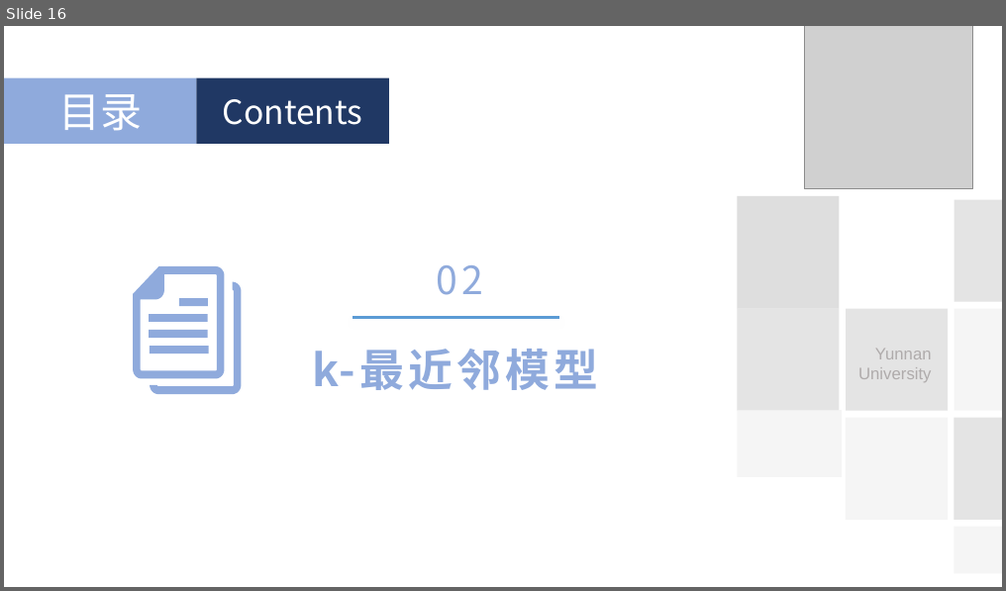
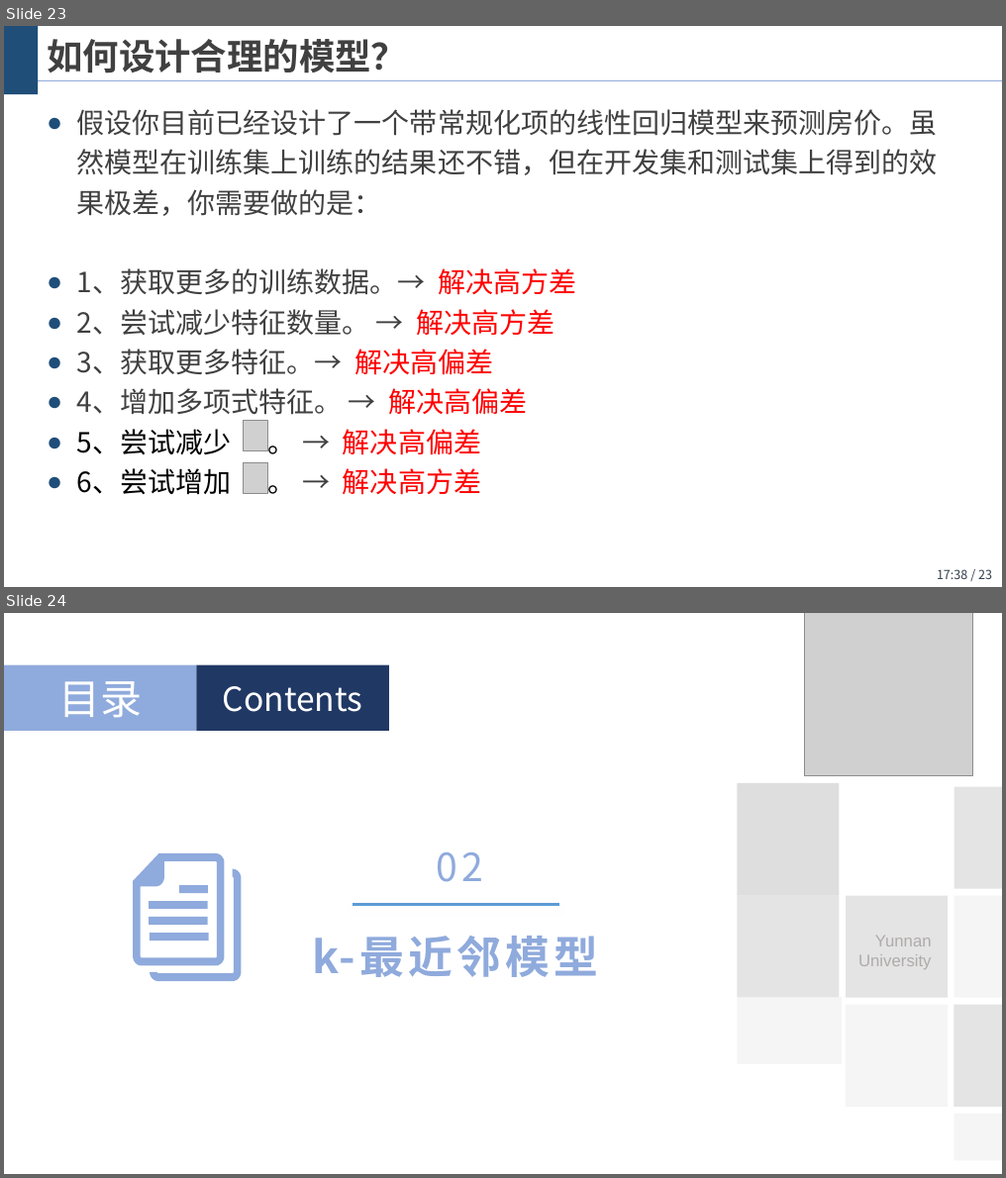
Before and after one commit to wangjin0818/Artificial_Intelligence_2021, a slide deck: chapter 04 - kNN，Naive Bayes，Decision Tree and Random Forest/统计机器学习方法.pptx. Shown one above the other, each under a label of ours: slide 16 before the commit, slides 23 and 24 after it. The pictures are 1006x591 and 1006x1178 pixels, drawn with LibreOffice and Linux fonts; fonts in the diff are those of the drawing; grey boxes stand for pictures; background and template pictures are left out. Boxes give left, top, right and bottom in pixels: in the first picture for what was removed or moved away, otherwise in the second. Text is boxed around its words. In the diff, an @@ line names an element or a change of style, - is before the commit and + after.

```diff
--- a/chapter 04 - kNN，Naive Bayes，Decision Tree and Random Forest/统计机器学习方法.pptx
+++ b/chapter 04 - kNN，Naive Bayes，Decision Tree and Random Forest/统计机器学习方法.pptx
@@ slide 23 added at bbox=[4, 26, 1002, 587], background #FFFFFF @@
@@ rectangle added at bbox=[4, 26, 38, 95], fill #1F4E79 @@
@@ title added at bbox=[47, 39, 407, 74], 26 pt, text #404040, bold @@
+如何设计合理的模型？
@@ line added from (4, 80) to (1002, 80), #8FAADC 0.75 pt @@
@@ text added at bbox=[76, 109, 937, 495], 20 pt, text #404040 @@
+● 假设你目前已经设计了一个带常规化项的线性回归模型来预测房价。虽然模型在训练集上训练的结果还不错，但在开发集和测试集上得到的效果极差，你需要做的是：
+● 1、获取更多的训练数据。→ 解决高方差
+● 2、尝试减少特征数量。 → 解决高方差
+● 3、获取更多特征。→ 解决高偏差
+● 4、增加多项式特征。 → 解决高偏差
+● 5、尝试减少 。 → 解决高偏差
+● 6、尝试增加 。 → 解决高方差
@@ picture added at bbox=[244, 421, 268, 452] @@
@@ picture added at bbox=[244, 464, 268, 494] @@
@@ page number added at bbox=[937, 570, 992, 579], 9 pt, text #333F50 @@
+17:38 / 23
@@ what was slide 16 is now slide 24 @@
```
Also in this commit, not shown: 2 slides changed, 7 other slides added, 2 slides removed, 1 other file.
